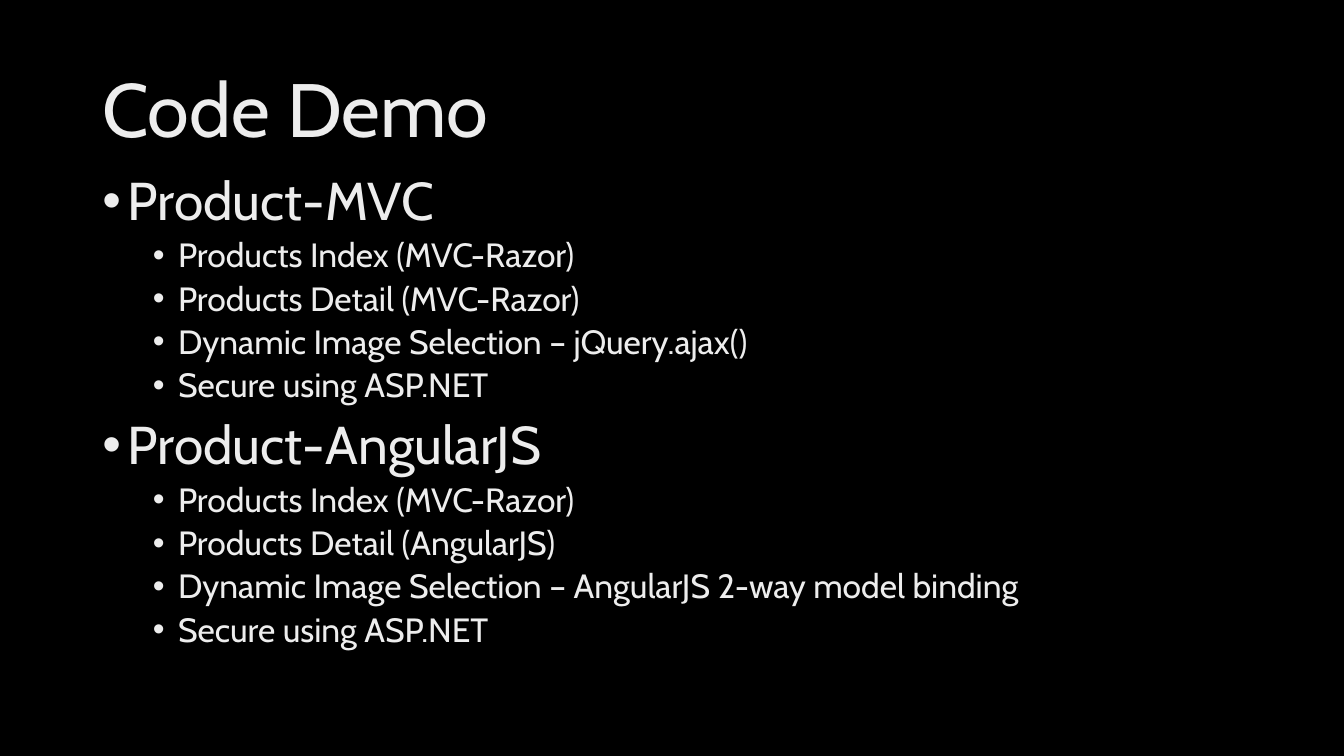
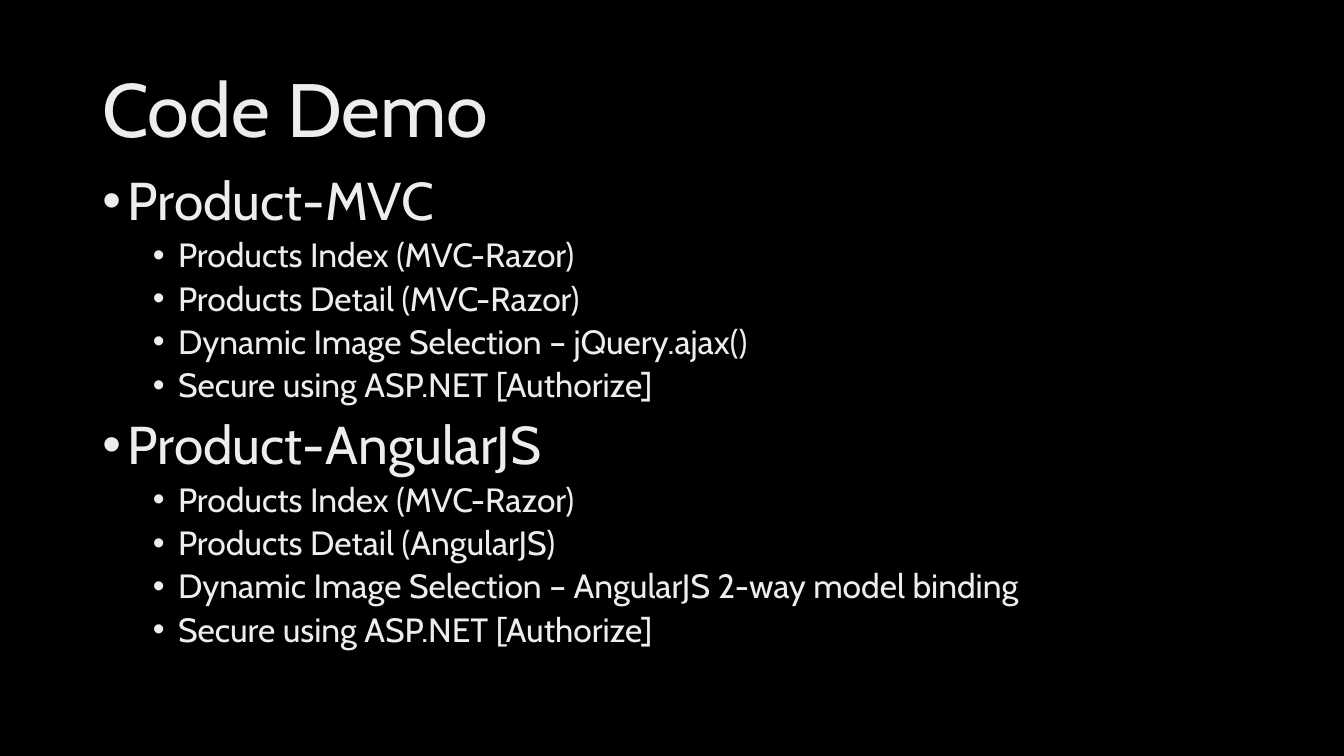
Before and after one commit to ryanlangton/angularjs-mvc, a slide deck: slide 16 of AngularJSdotNet.pptx. Drawn at 1344x756 pixels with LibreOffice and Linux fonts; fonts in the diff are those of the drawing; background and template pictures are left out. Boxes give left, top, right and bottom in pixels: in the first picture for what was removed or moved away, otherwise in the second. Text is boxed around its words. In the diff, an @@ line names an element or a change of style, - is before the commit and + after.

```diff
--- a/AngularJSdotNet.pptx
+++ b/AngularJSdotNet.pptx
@@ text at (x1=178, y1=371, x2=653, y2=405): text changed @@
-  • Secure using ASP.NET
+  • Secure using ASP.NET [Authorize]
@@ text at (x1=178, y1=616, x2=653, y2=650): text changed @@
-  • Secure using ASP.NET
+  • Secure using ASP.NET [Authorize]
```
Also in this commit, not shown: 7 other slides changed, 5 slides added, 1 slide removed, 28 other files.
